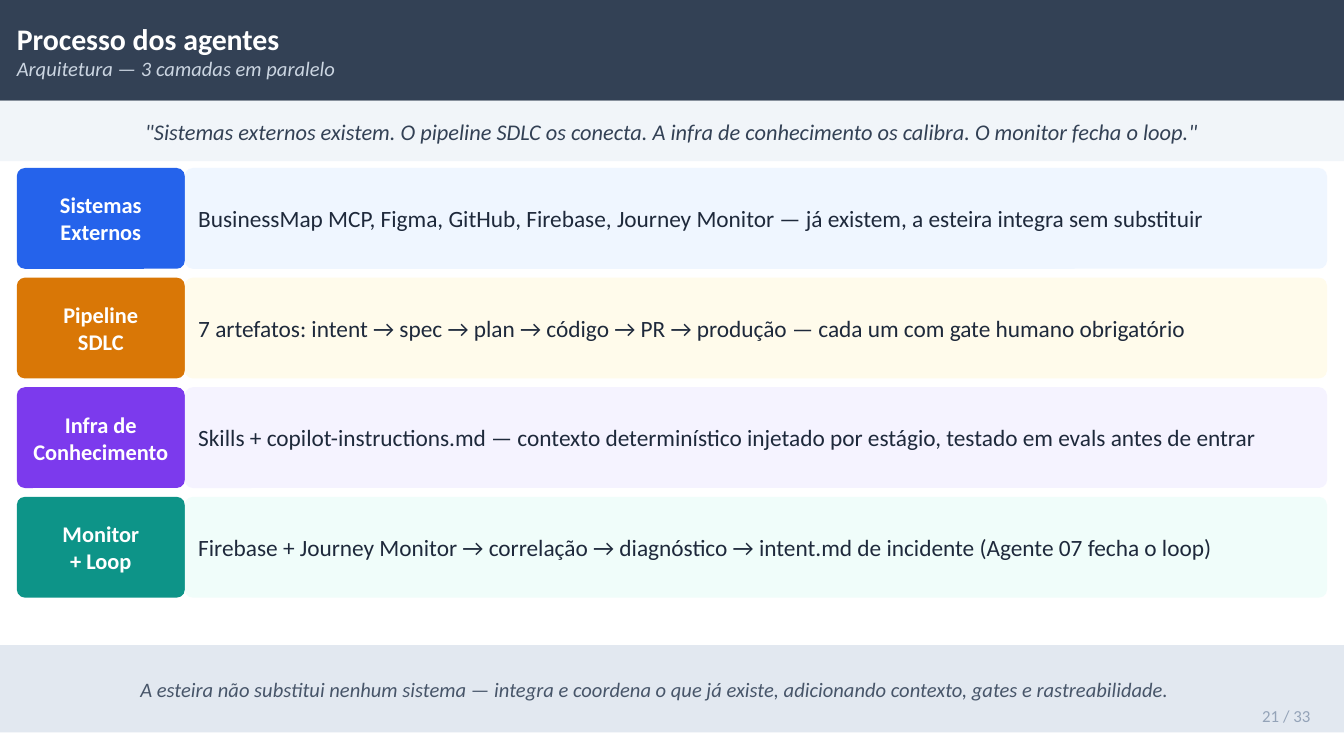
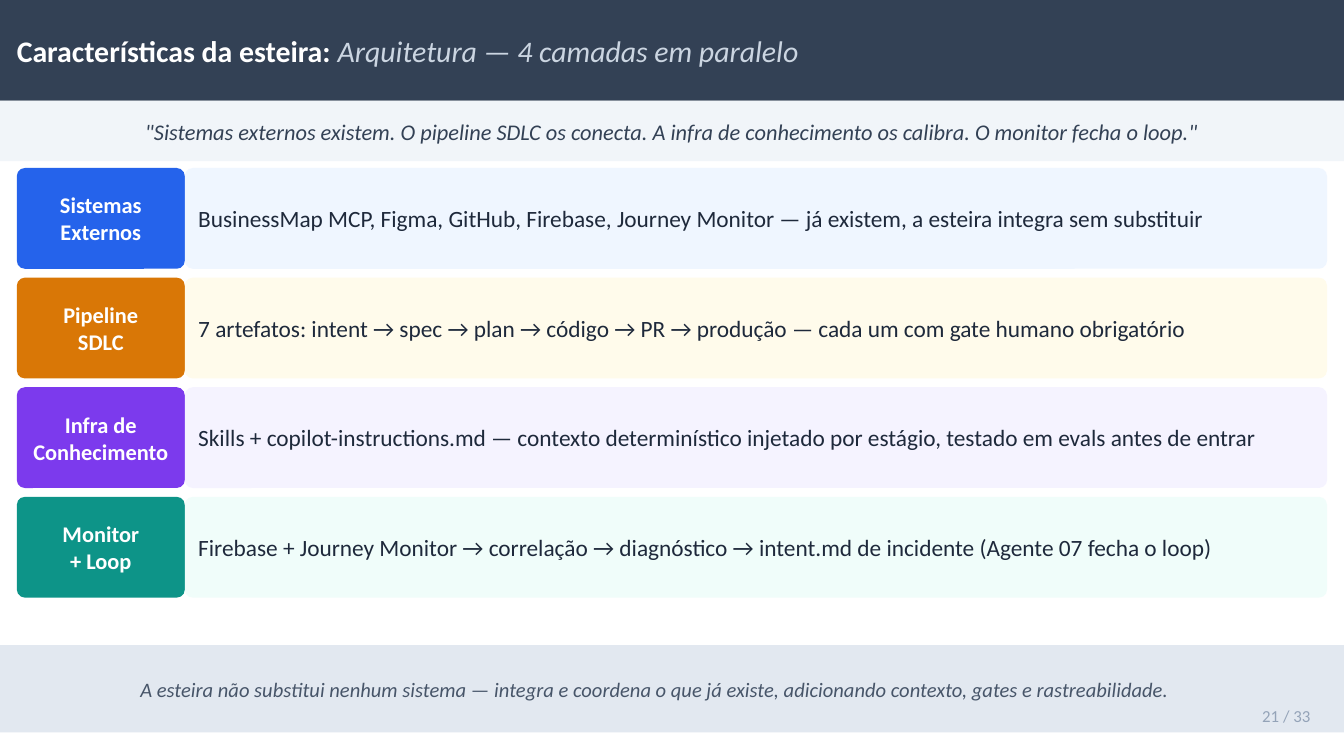
Before and after one commit to jpsslink/sdlc-agentico, a slide deck: slide 21 of esteira-agentica-pitch.pptx. Drawn at 1344x756 pixels with LibreOffice and Linux fonts; fonts in the diff are those of the drawing. Boxes give left, top, right and bottom in pixels: in the first picture for what was removed or moved away, otherwise in the second. Text is boxed around its words. In the diff, an @@ line names an element or a change of style, - is before the commit and + after.

```diff
--- a/esteira-agentica-pitch.pptx
+++ b/esteira-agentica-pitch.pptx
@@ text at [17, 41, 798, 67]: text changed; size 11 to 16 pt @@
-Processo dos agentes
-Arquitetura — 3 camadas em paralelo
+Características da esteira: Arquitetura — 4 camadas em paralelo
```
Also in this commit, not shown: 30 other slides changed, 1 other file.
